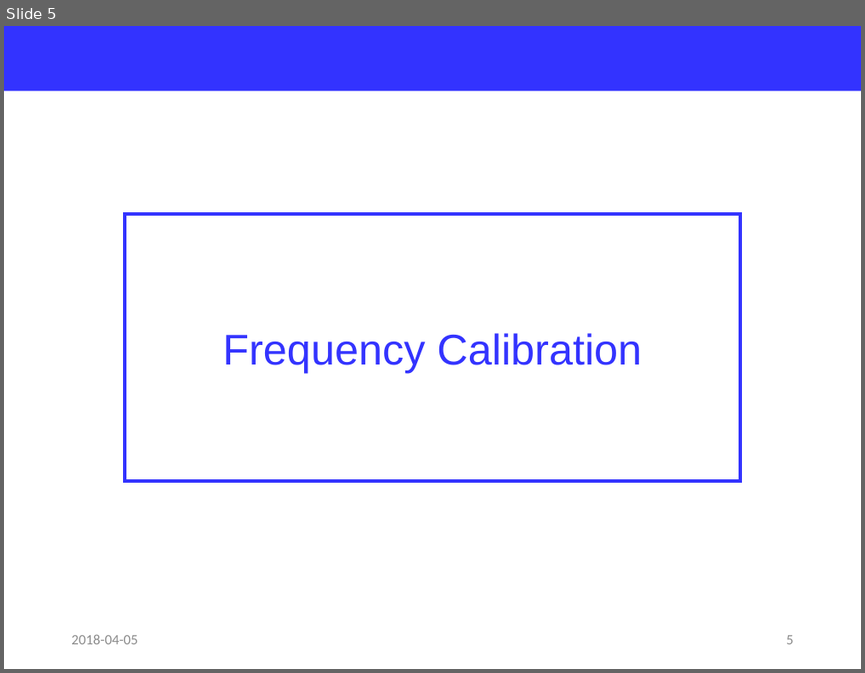
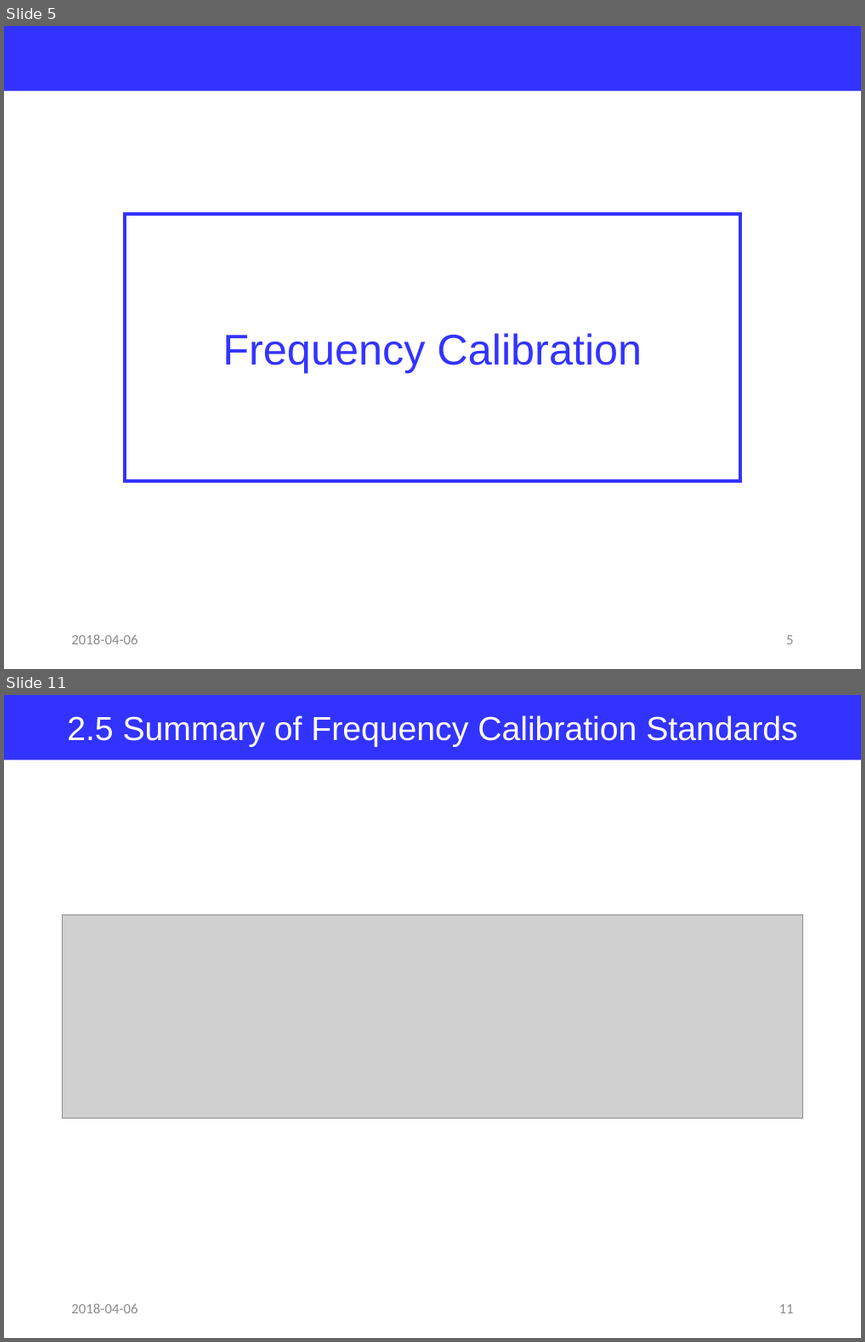
Before and after one commit to jglee96/NBTP_Lab, a slide deck: Terahertz Metrology/Ch6/Terahertz Metrology_Ch6.pptx. Shown one above the other, each under a label of ours: slide 5 before the commit, slides 5 and 11 after it; the slides between them are not shown. The pictures are 865x673 and 865x1342 pixels, drawn with LibreOffice and Linux fonts; fonts in the diff are those of the drawing; grey boxes stand for pictures. Boxes give left, top, right and bottom in pixels: in the first picture for what was removed or moved away, otherwise in the second. Text is boxed around its words. In the diff, an @@ line names an element or a change of style, - is before the commit and + after.

```diff
--- a/Terahertz Metrology/Ch6/Terahertz Metrology_Ch6.pptx
+++ b/Terahertz Metrology/Ch6/Terahertz Metrology_Ch6.pptx
@@ slide 11 added at (4, 695, 861, 1338), background #FFFFFF @@
@@ rectangle added at (4, 695, 861, 760), fill #3333FF, 28 pt, text #FFFFFF @@
+2.5 Summary of Frequency Calibration Standards
@@ picture added at (63, 914, 802, 1117) @@
@@ text added at (71, 1303, 137, 1313), 12 pt, text #8C8C8C @@
+2018-04-06
@@ page number added at (779, 1304, 794, 1313), 12 pt, text #8C8C8C @@
+11
@@ slide 5 changed as well @@
@@ text at (71, 634, 137, 644): text changed @@
-2018-04-05
+2018-04-06
```
Also in this commit, not shown: 5 other slides changed, 9 other slides added, 1 slide removed, 11 other files.
